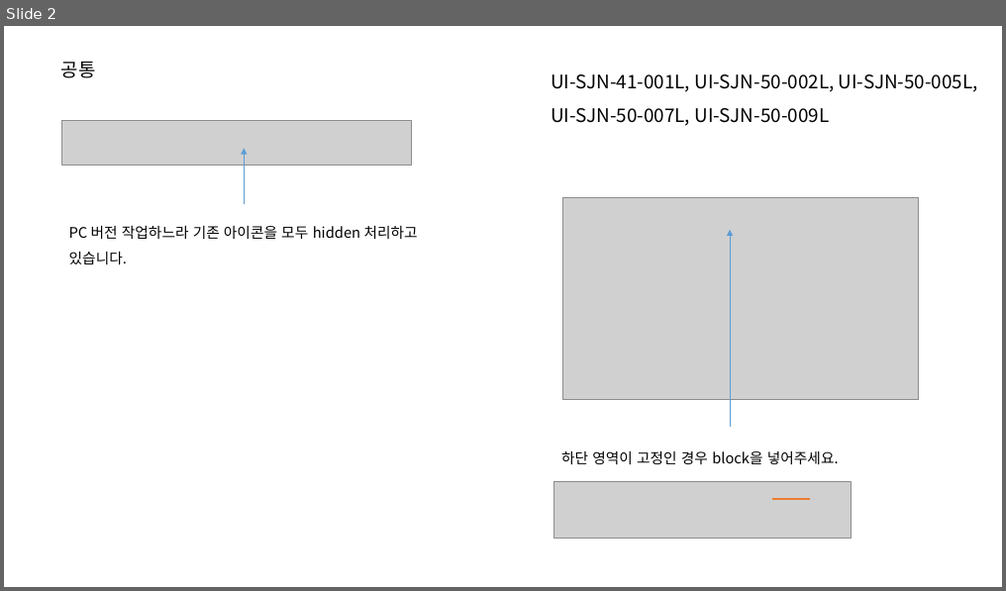
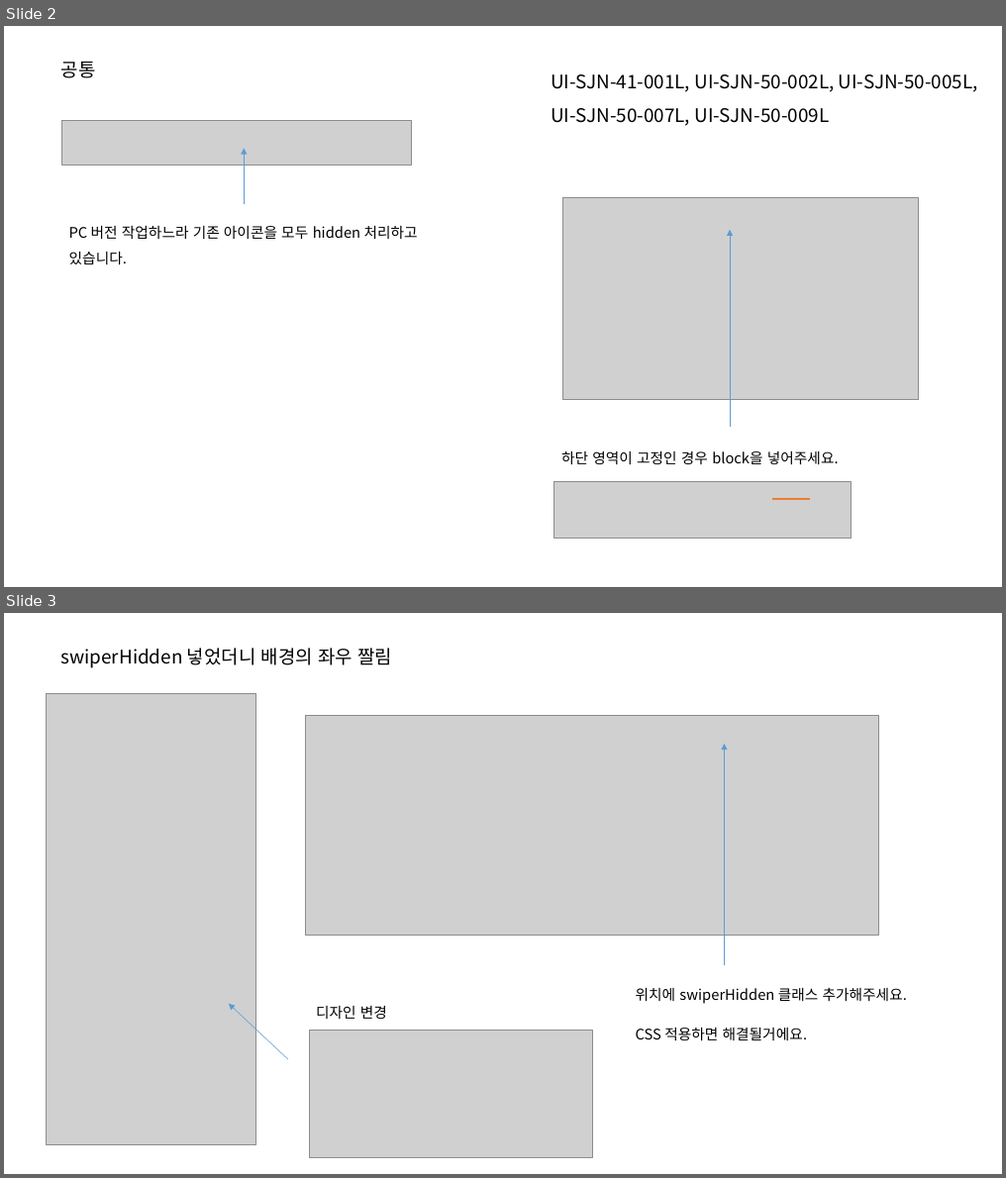
Before and after one commit to jeoungGyy/sejong, a slide deck: ppt/03-28.pptx. Shown one above the other, each under a label of ours: slide 2 before the commit, slides 2 and 3 after it. The pictures are 1006x591 and 1006x1178 pixels, drawn with LibreOffice and Linux fonts; fonts in the diff are those of the drawing; grey boxes stand for pictures. Boxes give left, top, right and bottom in pixels: in the first picture for what was removed or moved away, otherwise in the second. Text is boxed around its words. In the diff, an @@ line names an element or a change of style, - is before the commit and + after.

```diff
--- a/ppt/03-28.pptx
+++ b/ppt/03-28.pptx
@@ slide 3 added at [4,613,1002,1174], background #FFFFFF @@
@@ text added at [61,648,392,668], 18 pt, text #000000 @@
+swiperHidden 넣었더니 배경의 좌우 짤림
@@ picture added at [46,694,255,1146] @@
@@ picture added at [306,716,879,936] @@
@@ arrow added from (724, 965) to (724, 744), #5B9BD5 0.5 pt @@
@@ text added at [636,988,908,1004], 14 pt, text #000000 @@
+위치에 swiperHidden 클래스 추가해주세요.
@@ arrow added from (288, 1059) to (229, 1004), #5B9BD5 0.5 pt @@
@@ text added at [316,1006,387,1019], 14 pt, text #000000 @@
+디자인 변경
@@ text added at [636,1028,808,1041], 14 pt, text #000000 @@
+CSS 적용하면 해결될거에요.
@@ picture added at [310,1030,592,1158] @@
```
Also in this commit, not shown: 3 slides changed, 1 other slide added, 2 slides removed, 7 other files.
